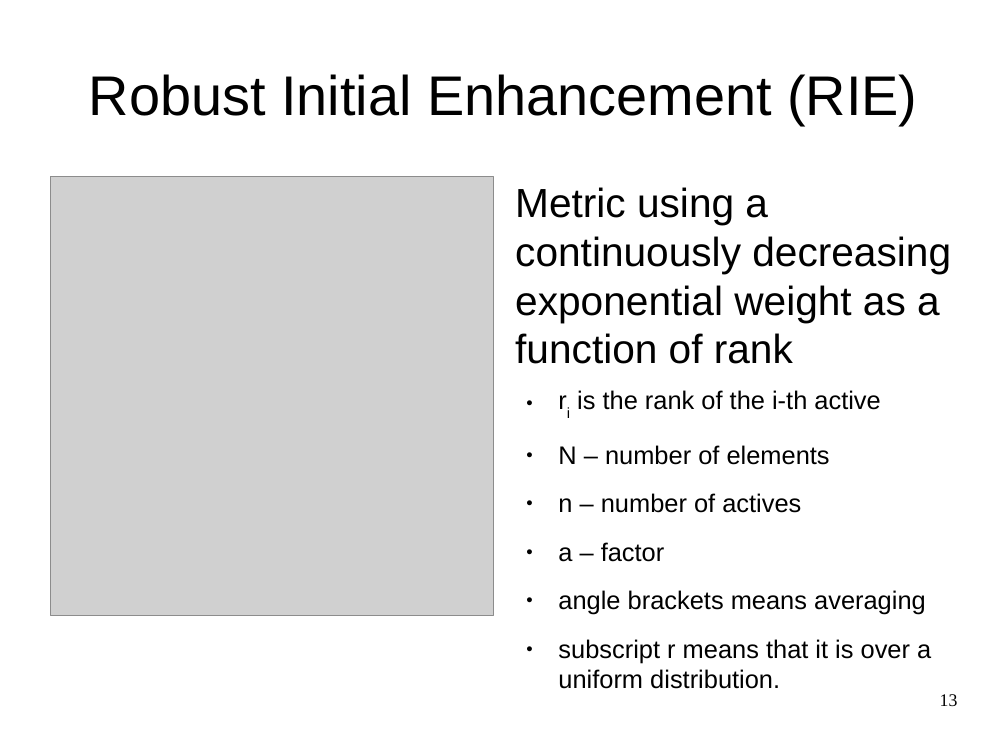
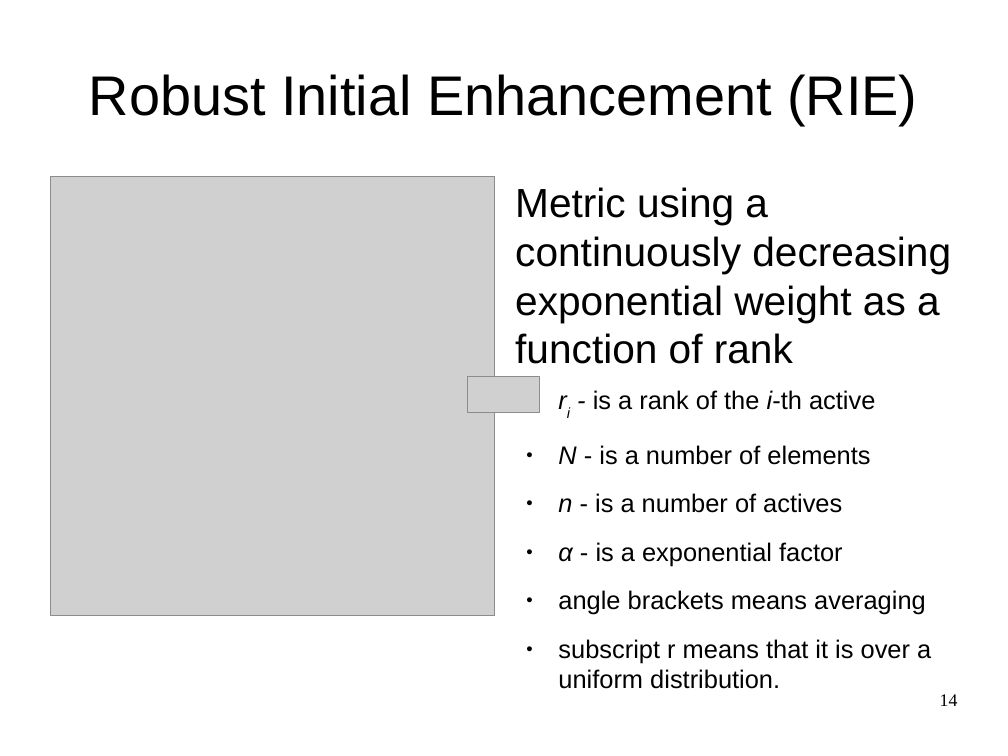
Before and after one commit to AlexWoroschilow/pca, a slide deck: slide 14 of seminar/presentation.odp (slide 13 before the commit). Drawn at 1008x756 pixels with LibreOffice and Linux fonts; fonts in the diff are those of the drawing; grey boxes stand for pictures. Boxes give left, top, right and bottom in pixels: in the first picture for what was removed or moved away, otherwise in the second. Text is boxed around its words. In the diff, an @@ line names an element or a change of style, - is before the commit and + after.

```diff
--- a/seminar/presentation.odp
+++ b/seminar/presentation.odp
@@ picture added at [467,376,540,412] @@
@@ text at [558,390,875,566]: text changed @@
-● ri is the rank of the i-th active
-● N – number of elements
-● n – number of actives
-● a – factor
+● ri - is a rank of the i-th active
+● N - is a number of elements
+● n - is a number of actives
+● α - is a exponential factor
@@ page number at [940,694,958,706]: text changed @@
-13
+14
```
Also in this commit, not shown: 9 other slides changed, 1 slide added, 1 slide removed, 4 other files.
